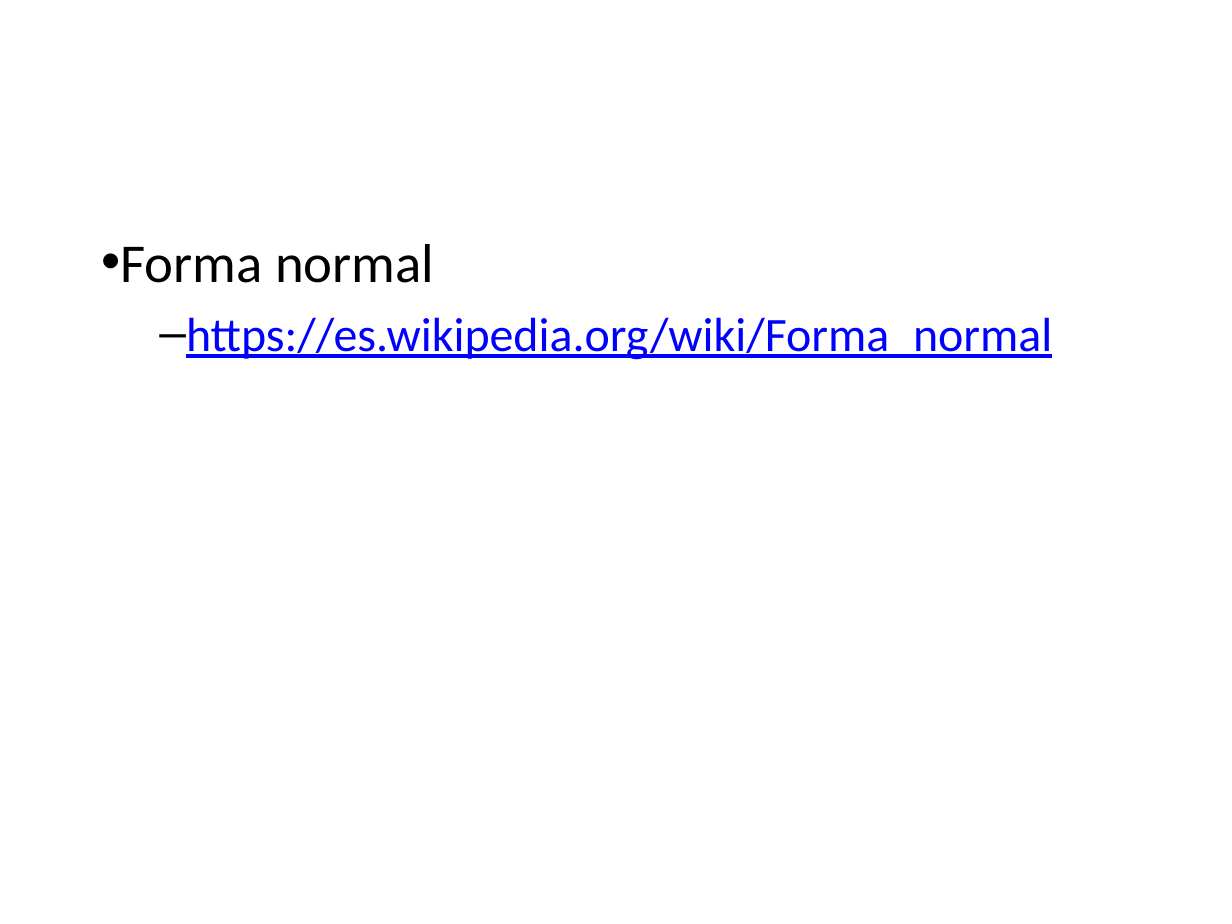
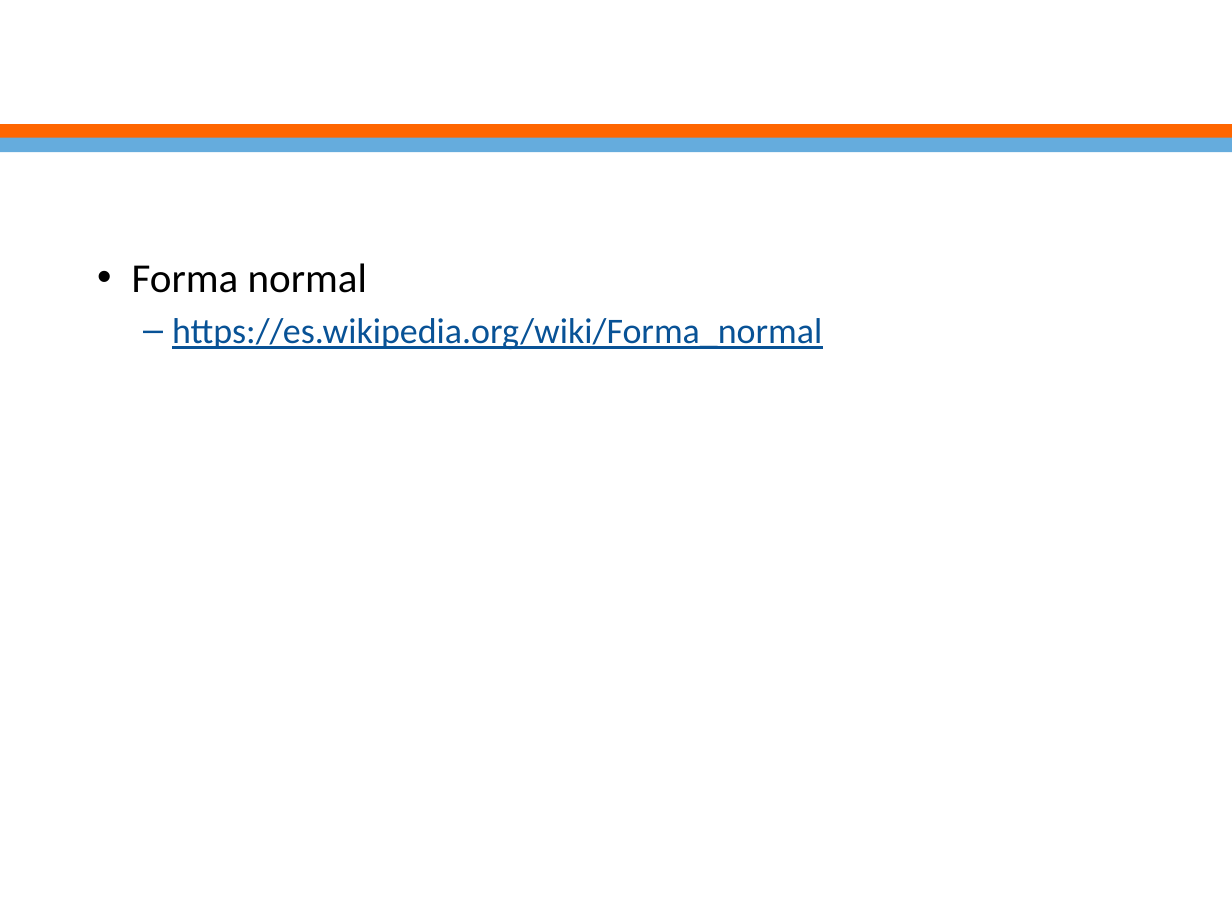
Before and after one commit to ejimenezdelgado/aplica_db_miercoles_2_2019, a slide deck: slide 44 of Clase 1/Clase1.pptx (slide 43 before the commit). Drawn at 1232x924 pixels with LibreOffice and Linux fonts; fonts in the diff are those of the drawing; background and template pictures are left out. Boxes give left, top, right and bottom in pixels: in the first picture for what was removed or moved away, otherwise in the second. Text is boxed around its words. In the diff, an @@ line names an element or a change of style, - is before the commit and + after.

```diff
--- a/Clase 1/Clase1.pptx
+++ b/Clase 1/Clase1.pptx
@@ rectangle added at [0,124,1232,139], fill #FF6600 @@
@@ rectangle added at [0,138,1232,153], fill #65ACDD @@
@@ text "Forma normal": place and size @@
-text "Forma normal" at [120,244,1052,360]
+text "Forma normal" at [132,263,822,349]
@@ text "Forma normal" at [132,263,822,349]: size 32 to 24 pt in "Forma normal"; size 28 to 21 pt, text colour #0000FF to #085296 in "https://es.wikipedia.org/wiki/Forma_normal"; indent changed; less space between paragraphs @@
```
Also in this commit, not shown: 42 other slides changed, 1 slide added, 1 other file.
